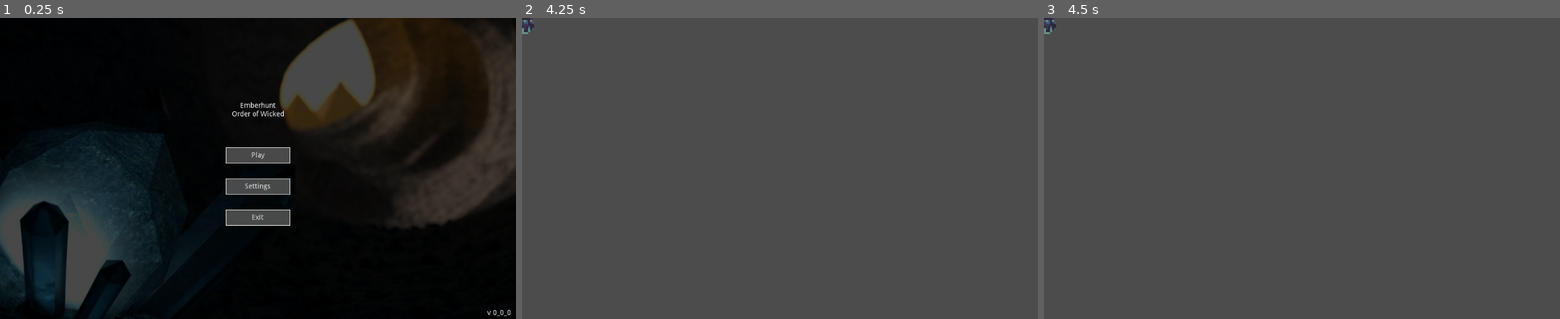
Above: before the commit, frames 1-3 (left to right).
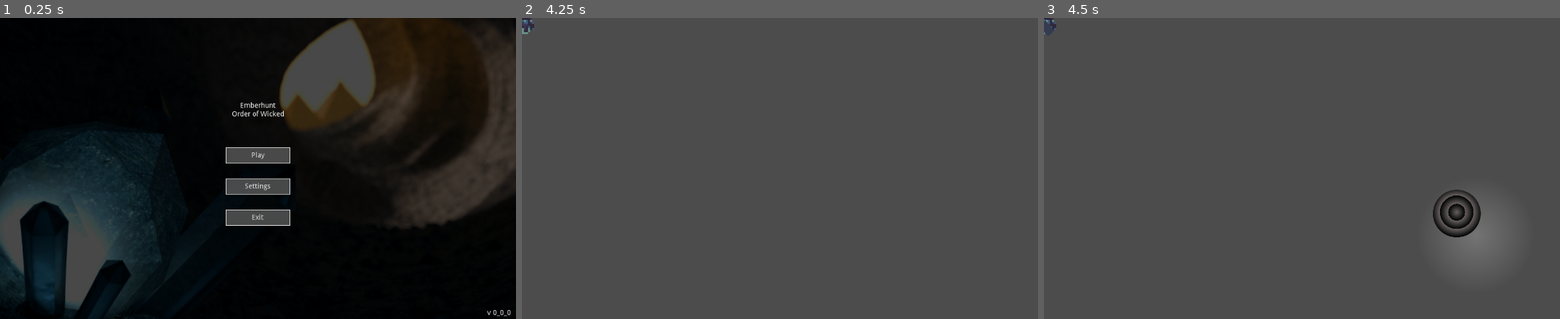
Above: after the commit, the same moments.

Repository: emberhunt/emberhunt
Game: Godot game, scene res://scenes/MainMenu.tscn
The game is run twice, just before and just after one commit, with the same random seed, the same clock (stepped at 60 frames per second) and the same inputs. The engine's default icon, where the game draws it, is replaced by a stand-in: a white triangle on a blue panel in a dark square.
Inputs (mouse positions are in pixels of both pictures, inside the frame that each line leads up to):
- Up to frame 1 (0.25 s): no input
- Up to frame 2 (4.25 s): click "Play" at 0.5 s; tap Enter at 1.25, 2.75 s; move the mouse to (893, 153) at 1.27 s; click (893, 153) at 1.42 s; tap Space at 2, 3.5 s; drag from (676, 183) to (754, 228) at 2.02 s; move the mouse to (831, 102) at 2.77 s; click (831, 102) at 2.92 s; drag from (754, 228) to (625, 123) at 3.52 s
- Up to frame 3 (4.5 s): tap Enter at 4.25 s; move the mouse to (1456, 213) at 4.27 s; click (1456, 213) at 4.42 s

Frames 1-2 are identical in both runs. In frame 3, 1.4% of the frame differs, in the area x 0-89%, y 0-80%.

Commit message:
fixed touchpad positions

Diff:
--- a/default_bus_layout.tres
+++ b/default_bus_layout.tres
@@ -1,7 +1,6 @@
 [gd_resource type="AudioBusLayout" format=2]
 
 [resource]
-
 bus/1/name = "Music"
 bus/1/solo = false
 bus/1/mute = false
--- a/scenes/player.tscn
+++ b/scenes/player.tscn
@@ -4,9 +4,9 @@
 [ext_resource path="res://scripts/playerBody.gd" type="Script" id=2]
 [ext_resource path="res://scripts/weapon.gd" type="Script" id=3]
 [ext_resource path="res://icon.png" type="Texture" id=4]
-[ext_resource path="res://scenes/touchpad.tscn" type="PackedScene" id=5]
-[ext_resource path="res://scripts/attackpad.gd" type="Script" id=6]
-[ext_resource path="res://assets/testing_spritesheet.png" type="Texture" id=7]
+[ext_resource path="res://assets/testing_spritesheet.png" type="Texture" id=5]
+[ext_resource path="res://scenes/touchpad.tscn" type="PackedScene" id=6]
+[ext_resource path="res://scripts/attackpad.gd" type="Script" id=7]
 
 [sub_resource type="RectangleShape2D" id=1]
 extents = Vector2( 4.58973, 5.34315 )
@@ -33,19 +33,16 @@
 region_enabled = true
 region_rect = Rect2( 17, 40, 17, 43 )
 
-[node name="UI" type="CanvasLayer" parent="."]
-
-[node name="touchpad" parent="UI" instance=ExtResource( 5 )]
-position = Vector2( 20, 20 )
-
-[node name="attackpad" parent="UI" instance=ExtResource( 5 )]
-position = Vector2( 20, 20 )
-script = ExtResource( 6 )
-fixed_position = Vector2( 700, 450 )
-
 [node name="player_sprite" type="Sprite" parent="."]
 scale = Vector2( 4, 4 )
 z_index = 1
-texture = ExtResource( 7 )
+texture = ExtResource( 5 )
 region_enabled = true
 region_rect = Rect2( 368, 111, 16, 18 )
+
+[node name="touchpad" parent="." instance=ExtResource( 6 )]
+
+[node name="attackpad" parent="." instance=ExtResource( 6 )]
+position = Vector2( 19.8145, -240.293 )
+script = ExtResource( 7 )
+fixed_position = Vector2( 700, 450 )
--- a/scripts/attackpad.gd
+++ b/scripts/attackpad.gd
@@ -19,6 +19,8 @@
 onready var weapon_node = get_node("/root/player/body/weapon") # set to relativ path to the player
 
 func _ready():
+	fixed_position.y = get_viewport().get_size().y-170
+	fixed_position.x = get_viewport().get_size().x-170
 	if background_sprite != null:
 		$background.texture = background_sprite
 	if foreground_sprite != null:
--- a/scripts/touchpad.gd
+++ b/scripts/touchpad.gd
@@ -19,6 +19,8 @@
 onready var player_node = get_node("/root/player/body") # set to relativ path to the player
 
 func _ready():
+	fixed_position.y = get_viewport().get_size().y-170
+	fixed_position.x = 170
 	if background_sprite != null:
 		$background.texture = background_sprite
 	if foreground_sprite != null:
Not shown, changed: export_presets.cfg
